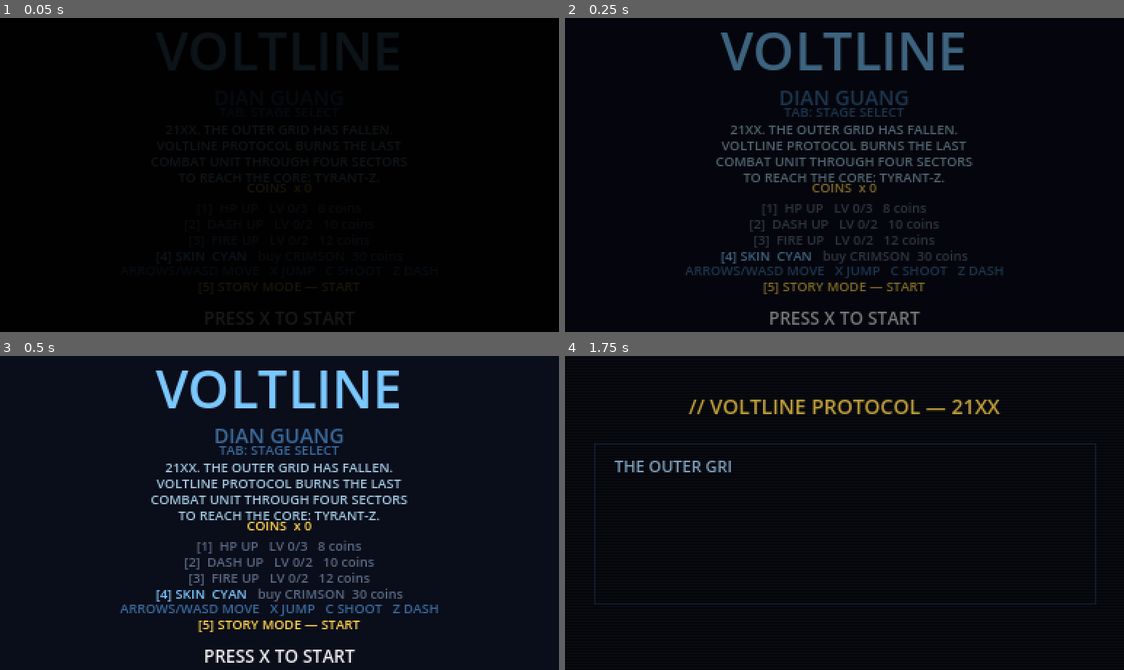
Above: before the commit, frames 1-4 (two rows, left to right).
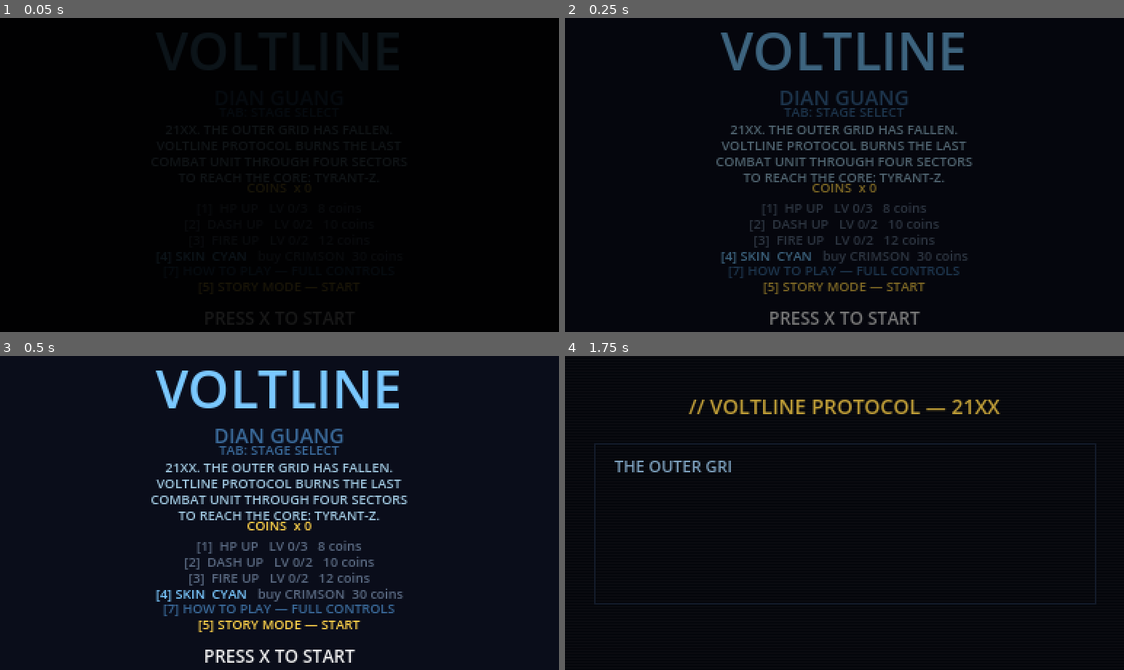
Above: after the commit, the same moments.

Repository: Arlong6/voltline
Game: Godot game, scene res://scenes/menus/title.tscn
Two runs of this game, one before a commit and one after it. Both use one fixed random seed, a clock stepped at 60 frames per second and the inputs below.
Inputs (mouse positions are in pixels of both pictures, inside the frame that each line leads up to):
- Up to frame 1 (0.05 s): no input
- Up to frame 2 (0.25 s): no input
- Up to frame 3 (0.5 s): no input
- Up to frame 4 (1.75 s): tap Enter at 0.5 s; move the mouse to (967, 497) at 0.52 s; hold Right (ui_right) 0.53-1.25 s; hold Z (dash) 0.53-1.25 s; click (967, 497) at 0.67 s; tap X (jump) at 0.77, 1.07 s; tap 7 at 0.8 s; drag from (732, 528) to (816, 575) at 1.27 s

The runs differ from the first frame. In frame 2, 0.7% of the frame differs, in the area x 21-79%, y 79-83%; in frame 3, 0.9%; in frame 4, nothing differs.

Commit message:
v0.77: HOW TO PLAY screen — controls reference + gameplay tips, accessible via title [7]

Diff:
--- a/src/autoloads/game.gd
+++ b/src/autoloads/game.gd
@@ -990,6 +990,7 @@
 	"stage_10":  "res://scenes/levels/stage_10.tscn",
 	"cutscene":  "res://scenes/cutscene.tscn",
 	"skin_shop": "res://scenes/skin_shop.tscn",
+	"how_to_play": "res://scenes/how_to_play.tscn",
 }
 
 
--- /dev/null
+++ b/src/scenes/how_to_play.tscn
@@ -0,0 +1,6 @@
+[gd_scene load_steps=2 format=3]
+
+[ext_resource type="Script" path="res://scripts/how_to_play.gd" id="1_how_to_play"]
+
+[node name="HowToPlay" type="Node2D"]
+script = ExtResource("1_how_to_play")
--- /dev/null
+++ b/src/scripts/how_to_play.gd
@@ -0,0 +1,140 @@
+## Voltline — how-to-play / controls reference screen (v0.77).
+##
+## Static page accessible from the title via key 7. Two stacked sections:
+## controls table on top, gameplay tips below. ESC / X / Z returns to title.
+extends Node2D
+
+const VIEWPORT_W: int = 384
+const VIEWPORT_H: int = 216
+
+const COLOR_BG: Color = Color("#06080F")
+const COLOR_SCANLINE: Color = Color(1.0, 1.0, 1.0, 0.03)
+const COLOR_TITLE: Color = Color("#FFD24A")
+const COLOR_SECTION: Color = Color("#7AC8FF")
+const COLOR_DIVIDER: Color = Color("#1A2438")
+const COLOR_KEY: Color = Color("#FFD24A")
+const COLOR_LABEL: Color = Color("#E0E8F0")
+const COLOR_NOTE: Color = Color("#8AA0BA")
+const COLOR_TIP: Color = Color("#C0D8F0")
+const COLOR_PROMPT: Color = Color("#7AC8FF")
+
+const TITLE_TEXT: String = "VOLTLINE — HOW TO PLAY"
+const SECTION_CONTROLS_TEXT: String = "CONTROLS"
+const SECTION_GAMEPLAY_TEXT: String = "GAMEPLAY"
+const PROMPT_TEXT: String = "X / Z / ESC   BACK"
+
+const TITLE_FONT_SIZE: int = 14
+const SECTION_FONT_SIZE: int = 10
+const KEY_FONT_SIZE: int = 9
+const LABEL_FONT_SIZE: int = 9
+const NOTE_FONT_SIZE: int = 8
+const TIP_FONT_SIZE: int = 9
+const PROMPT_FONT_SIZE: int = 9
+
+const SCANLINE_STEP: int = 3
+const TITLE_Y: float = 14.0
+const TITLE_DIVIDER_Y: float = 26.0
+const CONTROLS_SECTION_Y: float = 36.0
+const CONTROLS_ROW_START_Y: float = 52.0
+const CONTROLS_ROW_HEIGHT: float = 11.0
+const GAMEPLAY_DIVIDER_Y: float = 156.0
+const GAMEPLAY_SECTION_Y: float = 164.0
+const TIP_START_Y: float = 176.0
+const TIP_HEIGHT: float = 10.0
+const PROMPT_DIVIDER_Y: float = 200.0
+const PROMPT_Y: float = 208.0
+
+const COL_LABEL_X: float = 32.0
+const COL_KEY_X: float = 152.0
+const COL_NOTE_X: float = 228.0
+const DIVIDER_MARGIN_X: float = 24.0
+const DIVIDER_HEIGHT: float = 1.0
+
+const TITLE_LEVEL_KEY: String = "title"
+const BACK_ACTIONS: Array[String] = ["jump", "dash", "ui_cancel"]
+
+# Each entry is [label, key_combo, note]. Aligned with consistent columns.
+const CONTROL_ROWS: Array[Array] = [
+	["Move",          "← →  /  WASD",  ""],
+	["Jump",          "X",             "hold for higher jump"],
+	["Shoot",         "C",             "hold to charge Lv1 / Lv2"],
+	["Dash",          "Z",             ""],
+	["Slide / Dive",  "Z + DOWN",      "ground / air"],
+	["Wall jump",     "X",             "against a wall"],
+	["Sub-weapon",    "SHIFT",         ""],
+	["Cycle sub",     "Q",             ""],
+	["Pause / Restart", "ESC  /  R",   ""],
+]
+
+const GAMEPLAY_TIPS: Array[String] = [
+	"Clear 10 sectors in STORY MODE to restore the system.",
+	"Hidden walls break with a Lv2 super shot.",
+	"NG+ Hard Mode unlocks after the final boss.",
+]
+
+
+func _ready() -> void:
+	queue_redraw()
+
+
+func _unhandled_input(event: InputEvent) -> void:
+	for action_name in BACK_ACTIONS:
+		if event.is_action_pressed(action_name):
+			get_viewport().set_input_as_handled()
+			Game.goto_level(TITLE_LEVEL_KEY)
+			return
+
+
+func _draw() -> void:
+	draw_rect(Rect2(0.0, 0.0, float(VIEWPORT_W), float(VIEWPORT_H)), COLOR_BG)
+	var y: int = 0
+	while y < VIEWPORT_H:
+		draw_line(Vector2(0.0, float(y)), Vector2(float(VIEWPORT_W), float(y)),
+			COLOR_SCANLINE, 1.0)
+		y += SCANLINE_STEP
+	var font: Font = ThemeDB.fallback_font
+
+	_draw_centered(font, TITLE_TEXT, TITLE_Y, TITLE_FONT_SIZE, COLOR_TITLE)
+	_draw_divider(TITLE_DIVIDER_Y)
+
+	draw_string(font, Vector2(COL_LABEL_X, CONTROLS_SECTION_Y),
+		SECTION_CONTROLS_TEXT,
+		HORIZONTAL_ALIGNMENT_LEFT, -1, SECTION_FONT_SIZE, COLOR_SECTION)
+	for i in CONTROL_ROWS.size():
+		var row: Array = CONTROL_ROWS[i]
+		var row_y: float = CONTROLS_ROW_START_Y + float(i) * CONTROLS_ROW_HEIGHT
+		draw_string(font, Vector2(COL_LABEL_X, row_y), String(row[0]),
+			HORIZONTAL_ALIGNMENT_LEFT, -1, LABEL_FONT_SIZE, COLOR_LABEL)
+		draw_string(font, Vector2(COL_KEY_X, row_y), String(row[1]),
+			HORIZONTAL_ALIGNMENT_LEFT, -1, KEY_FONT_SIZE, COLOR_KEY)
+		var note: String = String(row[2])
+		if note != "":
+			draw_string(font, Vector2(COL_NOTE_X, row_y), note,
+				HORIZONTAL_ALIGNMENT_LEFT, -1, NOTE_FONT_SIZE, COLOR_NOTE)
+
+	_draw_divider(GAMEPLAY_DIVIDER_Y)
+	draw_string(font, Vector2(COL_LABEL_X, GAMEPLAY_SECTION_Y),
+		SECTION_GAMEPLAY_TEXT,
+		HORIZONTAL_ALIGNMENT_LEFT, -1, SECTION_FONT_SIZE, COLOR_SECTION)
+	for i in GAMEPLAY_TIPS.size():
+		var tip_y: float = TIP_START_Y + float(i) * TIP_HEIGHT
+		draw_string(font, Vector2(COL_LABEL_X, tip_y), GAMEPLAY_TIPS[i],
+			HORIZONTAL_ALIGNMENT_LEFT, -1, TIP_FONT_SIZE, COLOR_TIP)
+
+	_draw_divider(PROMPT_DIVIDER_Y)
+	_draw_centered(font, PROMPT_TEXT, PROMPT_Y, PROMPT_FONT_SIZE, COLOR_PROMPT)
+
+
+func _draw_divider(y: float) -> void:
+	draw_rect(
+		Rect2(DIVIDER_MARGIN_X, y, float(VIEWPORT_W) - DIVIDER_MARGIN_X * 2.0,
+			DIVIDER_HEIGHT),
+		COLOR_DIVIDER,
+	)
+
+
+func _draw_centered(font: Font, text: String, y: float, size: int, color: Color) -> void:
+	var width: float = font.get_string_size(text, HORIZONTAL_ALIGNMENT_LEFT, -1, size).x
+	var x: float = (float(VIEWPORT_W) - width) * 0.5
+	draw_string(font, Vector2(x, y), text,
+		HORIZONTAL_ALIGNMENT_LEFT, -1, size, color)
--- a/src/scripts/menus/title.gd
+++ b/src/scripts/menus/title.gd
@@ -39,7 +39,7 @@
 	"COMBAT UNIT THROUGH FOUR SECTORS",
 	"TO REACH THE CORE: TYRANT-Z.",
 ]
-const CONTROLS_LINE: String = "ARROWS/WASD MOVE   X JUMP   C SHOOT   Z DASH"
+const CONTROLS_LINE: String = "[7] HOW TO PLAY — FULL CONTROLS"
 const STORY_MODE_START_TEXT: String = "[5] STORY MODE — START"
 const STORY_MODE_CONTINUE_TEXT: String = "[5] STORY MODE — CONTINUE"
 const NG_PLUS_START_TEXT: String = "NG+ MODE — START"
@@ -186,6 +186,11 @@
 			get_viewport().set_input_as_handled()
 			_transitioning = true
 			_fade_out_then_start_ng_plus()
+			return
+		KEY_7:
+			get_viewport().set_input_as_handled()
+			_transitioning = true
+			_fade_out_then_goto("how_to_play")
 			return
 	if event.is_action_pressed("jump") or event.is_action_pressed("shoot"):
 		get_viewport().set_input_as_handled()
Not shown, added: src/scripts/how_to_play.gd.uid
